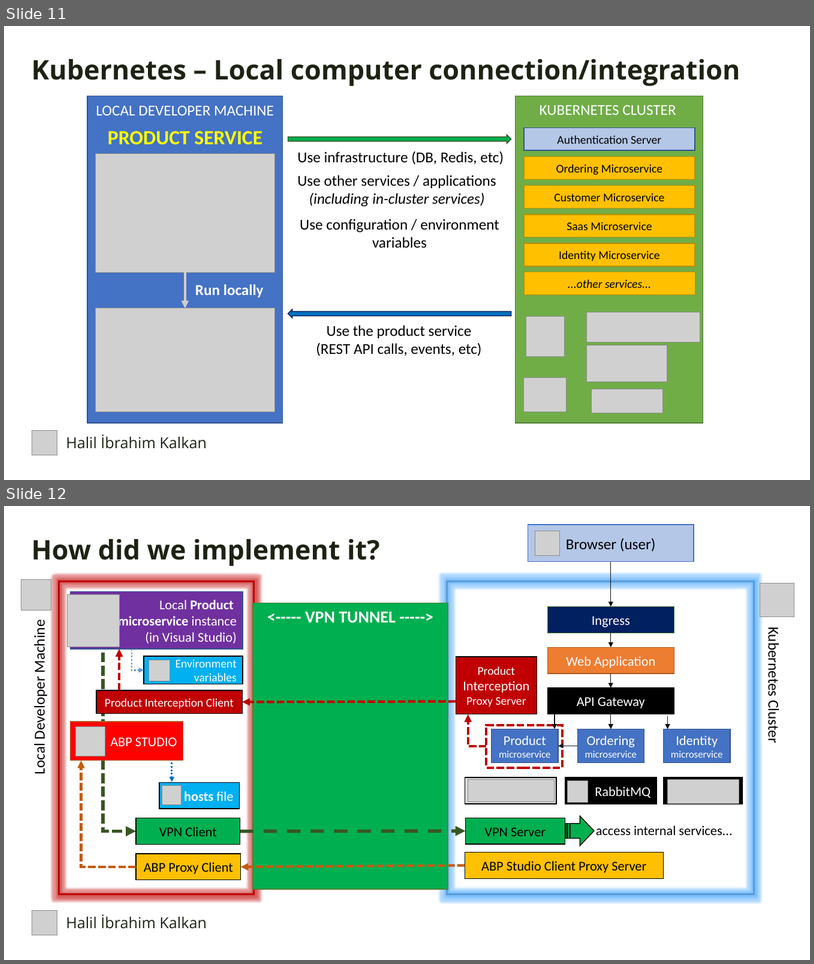
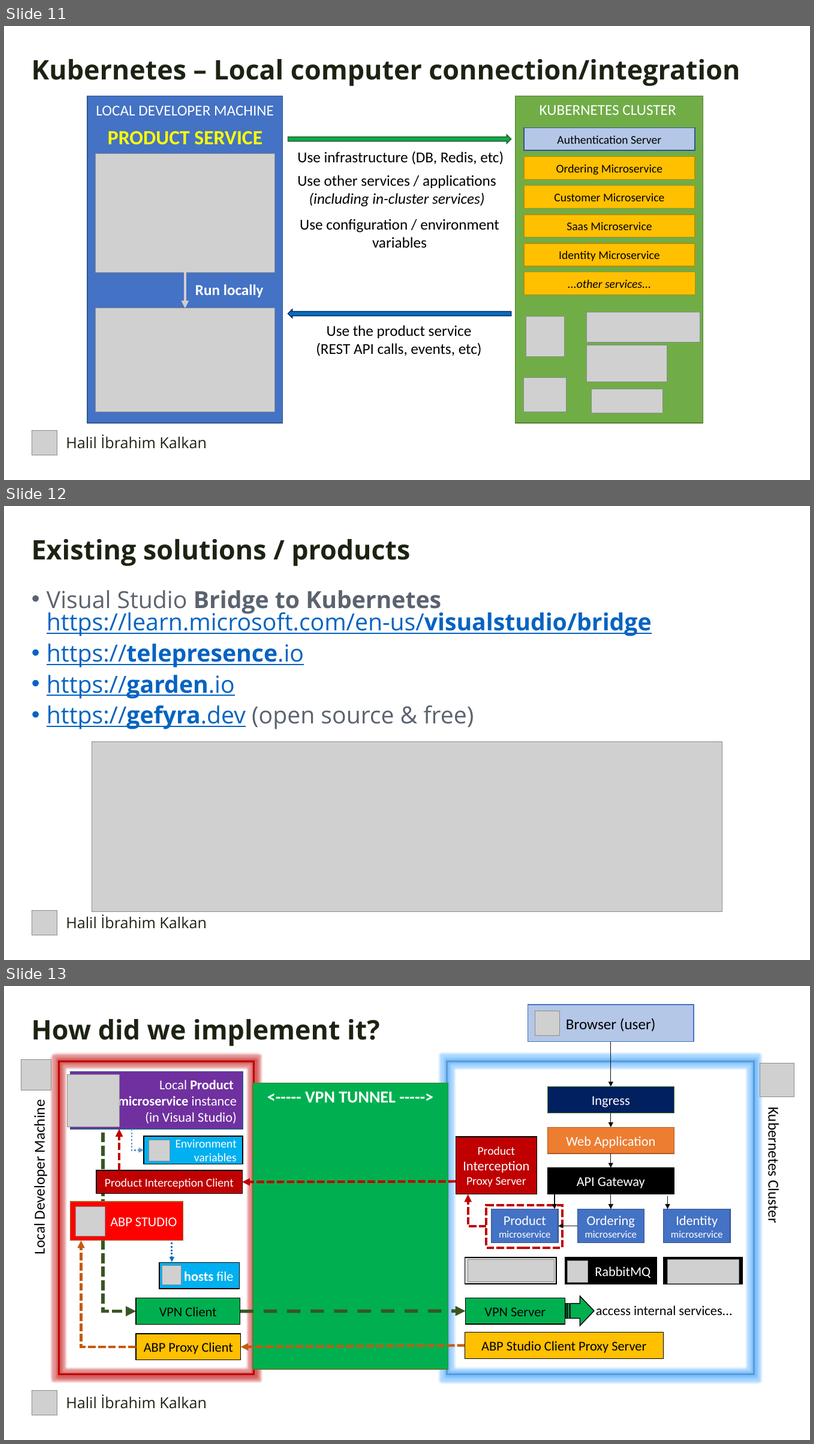
Before and after one commit to hikalkan/presentations, a slide deck: 2023-10-07 Devnot Kubernetes Integrated Development/KubernetesIntegratedDevelopment2023.pptx. Shown one above the other, each under a label of ours: slides 11 and 12 before the commit, slides 11, 12 and 13 after it. The pictures are 814x964 and 814x1444 pixels, drawn with LibreOffice and Linux fonts; fonts in the diff are those of the drawing; grey boxes stand for pictures; background and template pictures are left out. Boxes give left, top, right and bottom in pixels: in the first picture for what was removed or moved away, otherwise in the second. Text is boxed around its words. In the diff, an @@ line names an element or a change of style, - is before the commit and + after.

```diff
--- a/2023-10-07 Devnot Kubernetes Integrated Development/KubernetesIntegratedDevelopment2023.pptx
+++ b/2023-10-07 Devnot Kubernetes Integrated Development/KubernetesIntegratedDevelopment2023.pptx
@@ slide 12 added at [4, 506, 810, 960], background picture (left out) @@
@@ text added at [32, 539, 410, 566], 32 pt, text #1C2313, bold @@
+Existing solutions / products
@@ text added at [47, 590, 652, 729], 28 pt, text #0563C1, underline @@
+• Visual Studio Bridge to Kubernetes
+  https://learn.microsoft.com/en-us/visualstudio/bridge
+• https://telepresence.io
+• https://garden.io
+• https://gefyra.dev (open source & free)
@@ picture added at [92, 742, 723, 912] @@
@@ picture added at [32, 910, 57, 935] @@
@@ text added at [66, 914, 206, 928], 18 pt, text #1C2313 @@
+Halil İbrahim Kalkan
@@ what was slide 12 is now slide 13 @@
```
